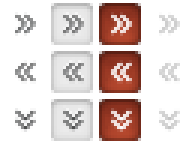
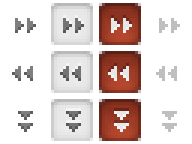
Layered file, before and after one edit (192x144). Changes by layer:
added layer "arrows::disabled (2)" above "arrows::white (2)" over [156, 18, 180, 132]
added layer "arrows::white (2)" above "arrows (2)" over [108, 18, 132, 132]
added layer "arrows (2)" above "arrows::disabled" over [12, 18, 84, 132]
hid "arrows::disabled" over [159, 12, 180, 132]
hid "arrows::white x2" over [111, 12, 132, 132]
hid "arrows::white" over [111, 12, 132, 132]
hid "arrows" over [15, 12, 84, 132]
